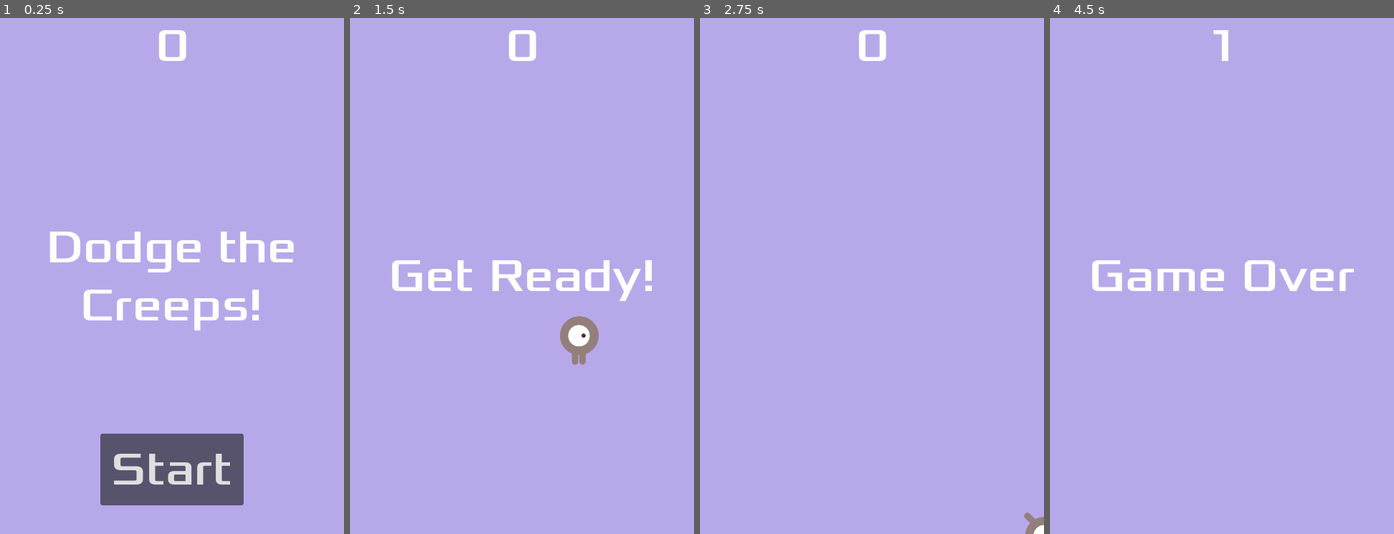
Above: before the commit, frames 1-4 (left to right).
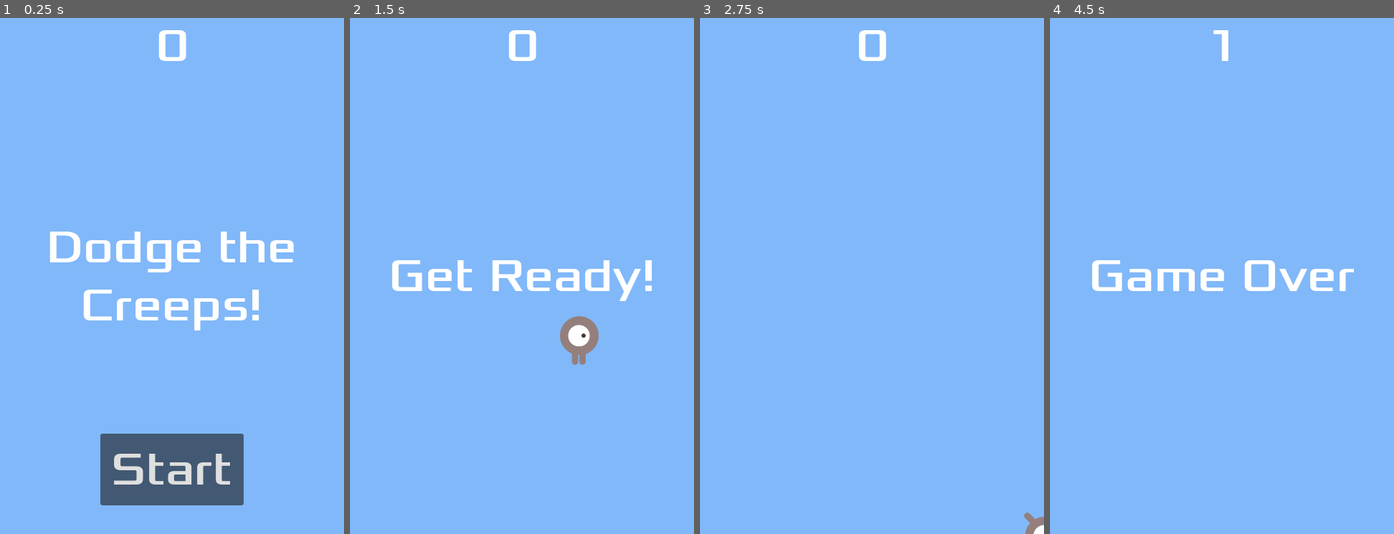
Above: after the commit, the same moments.

Repository: tiagosantos/dodge_the_creeps_2d
Game: Godot game, scene res://main.tscn
Same seed, same stepped clock (60 frames per second), same inputs: the game is played once before the commit and once after it.
Inputs:
- Up to frame 1 (0.25 s): no input
- Up to frame 2 (1.5 s): click "Start" at 0.5 s; tap Enter at 1.25 s; hold Right (move_right) from 1.28 s (still down)
- Up to frame 3 (2.75 s): release Right (move_right) at 2.03 s; hold Down (move_down) from 2.03 s (still down)
- Up to frame 4 (4.5 s): release Down (move_down) at 2.78 s; hold Right (move_right) 2.78-3.53 s; hold Up (move_up) 3.53-4.28 s; hold Left (move_left) from 4.28 s (still down)

The runs differ from the first frame. In frame 1, 91% of the frame differs, in the area x 0-100%, y 0-100%; in frame 2, 97%; in frame 3, 100%; in frame 4, 98%.

Commit message:
set enter as porimary button

Diff:
--- a/hud.tscn
+++ b/hud.tscn
@@ -1,7 +1,13 @@
-[gd_scene load_steps=3 format=3 uid="uid://caihm5q1jvetm"]
+[gd_scene load_steps=5 format=3 uid="uid://caihm5q1jvetm"]
 
 [ext_resource type="Script" path="res://hud.gd" id="1_kl2xq"]
 [ext_resource type="FontFile" uid="uid://dro4caf3bgrj5" path="res://fonts/Xolonium-Regular.ttf" id="2_ksrqr"]
+
+[sub_resource type="InputEventAction" id="InputEventAction_3wdyr"]
+action = &"start_game"
+
+[sub_resource type="Shortcut" id="Shortcut_86hha"]
+events = [SubResource("InputEventAction_3wdyr")]
 
 [node name="HUD" type="CanvasLayer"]
 script = ExtResource("1_kl2xq")
@@ -55,6 +61,7 @@
 size_flags_vertical = 3
 theme_override_fonts/font = ExtResource("2_ksrqr")
 theme_override_font_sizes/font_size = 64
+shortcut = SubResource("Shortcut_86hha")
 text = "Start
 "
 
--- a/main.tscn
+++ b/main.tscn
@@ -23,7 +23,7 @@
 anchor_bottom = 1.0
 grow_horizontal = 2
 grow_vertical = 2
-color = Color(0.717647, 0.662745, 0.913725, 1)
+color = Color(0.505882, 0.721569, 0.976471, 1)
 
 [node name="Player" parent="." instance=ExtResource("2_71ly0")]
 
--- a/project.godot
+++ b/project.godot
@@ -43,6 +43,11 @@
 "events": [Object(InputEventKey,"resource_local_to_scene":false,"resource_name":"","device":-1,"window_id":0,"alt_press …(182 unchanged characters)…
 ]
 }
+start_game={
+"deadzone": 0.5,
+"events": [Object(InputEventKey,"resource_local_to_scene":false,"resource_name":"","device":-1,"window_id":0,"alt_pressed":false,"shift_pressed":false,"ctrl_pressed":false,"meta_pressed":false,"pressed":false,"keycode":0,"physical_keycode":4194309,"key_label":0,"unicode":0,"echo":false,"script":null)
+]
+}
 
 [rendering]
 
Not shown, changed: .DS_Store
